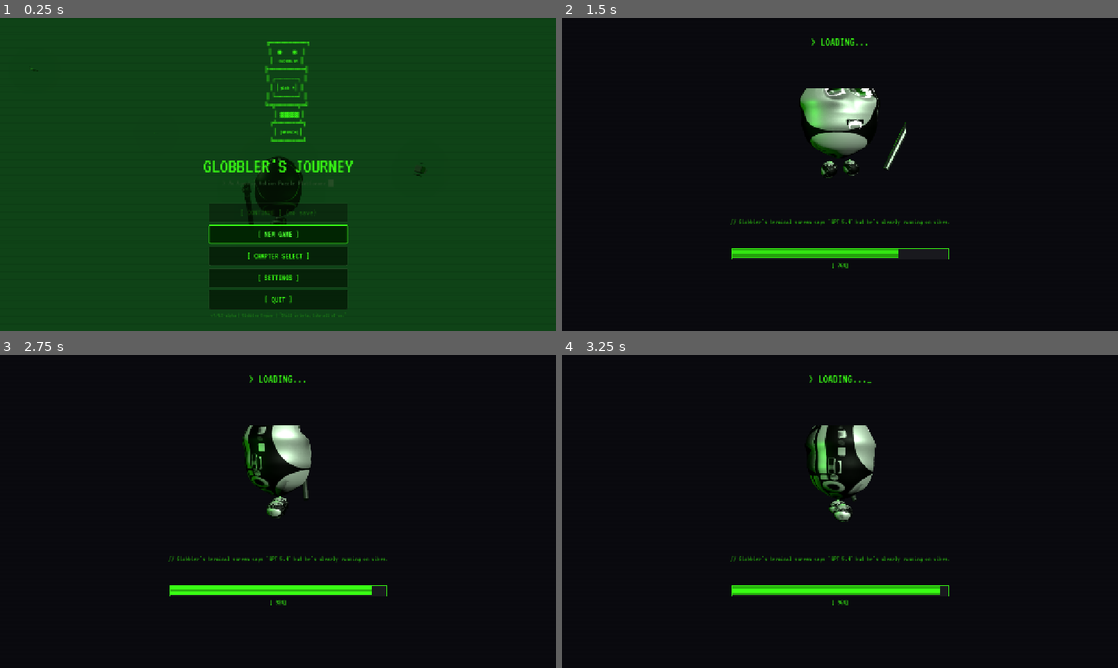
Above: before the commit, frames 1-4 (two rows, left to right).
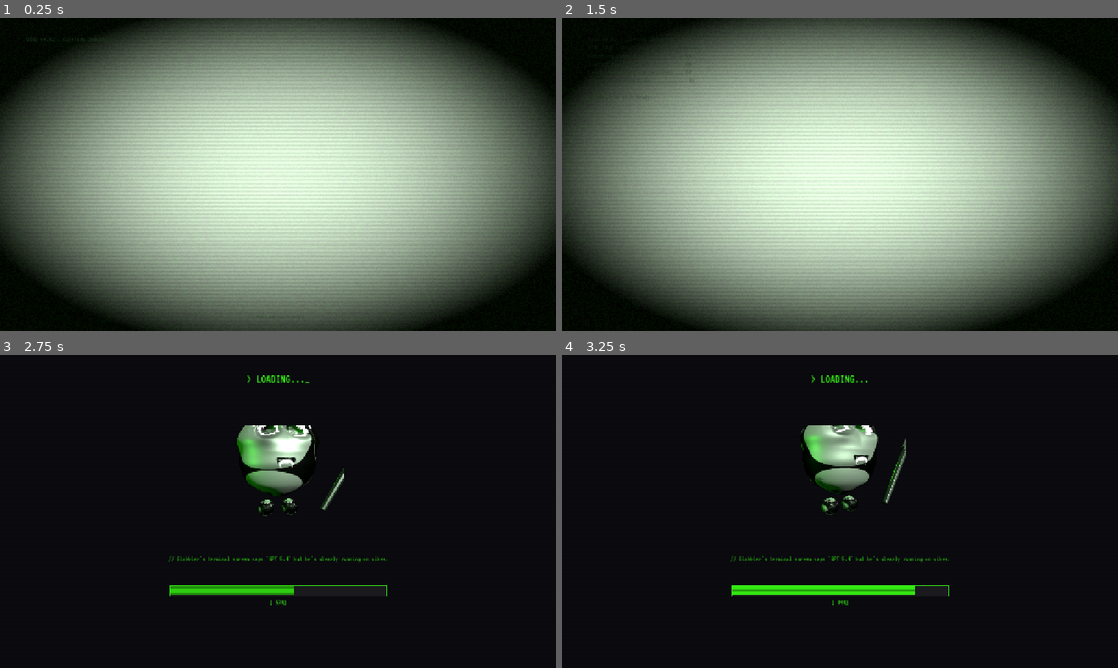
Above: after the commit, the same moments.

Repository: hwashburn1011/globblers-journey
Game: Godot game, scene res://scenes/main/splash.tscn
The game is run twice, just before and just after one commit, with the same random seed, the same clock (stepped at 60 frames per second) and the same inputs. Before the commit the project starts from res://scenes/main/main_menu.tscn.
Inputs (mouse positions are in pixels of both pictures, inside the frame that each line leads up to):
- Up to frame 1 (0.25 s): no input
- Up to frame 2 (1.5 s): click (840, 233) at 0.5 s, where only the run before the commit has a clickable "[ NEW GAME ]"; tap Enter (menu_confirm) at 1.25 s; move the mouse to (962, 158) at 1.27 s; hold Right (hack_right) from 1.28 s (still down); hold V (agent_cycle) from 1.28 s (still down); click (962, 158) at 1.42 s
- Up to frame 3 (2.75 s): release Right (hack_right) at 2 s; release V (agent_cycle) at 2 s; click (278, 570) at 2 s, where only the run after the commit has a clickable "[ NEW GAME ]"
- Up to frame 4 (3.25 s): drag from (728, 527) to (812, 574) at 2.77 s

The runs differ from the first frame. In frame 1, 98% of the frame differs, in the area x 0-100%, y 0-100%; in frame 2, 85%; in frame 3, 3.8%; in frame 4, 3.8%.

Commit message:
feat: Task 13.10 — Splash boot screen with terminal typewriter sequence
Co-Authored-By: Claude Opus 4.6 (1M context) <noreply@anthropic.com>

Diff:
--- a/project.godot
+++ b/project.godot
@@ -11,7 +11,7 @@
 [application]
 
 config/name="Globblers Journey"
-run/main_scene="res://scenes/main/main_menu.tscn"
+run/main_scene="res://scenes/main/splash.tscn"
 config/features=PackedStringArray("4.4", "Forward Plus")
 config/icon="res://icon.svg"
 
--- /dev/null
+++ b/scenes/main/splash.gd
@@ -0,0 +1,170 @@
+extends Control
+
+# Splash / Boot Screen — Fake terminal boot sequence before main menu
+# "Initializing sarcasm module... done."
+
+const GREEN := Color("#39FF14")
+const DARK_BG := Color(0.02, 0.03, 0.02, 1.0)
+const DIM_GREEN := Color(0.1, 0.2, 0.1, 1.0)
+
+const BOOT_LINES := [
+	"BIOS v0.42 — GlobTech Industries",
+	"RAM: 640K (should be enough for anybody)",
+	"Detecting sarcasm module.......... OK",
+	"Loading wrench drivers............ OK",
+	"Calibrating angry eye emitters.... OK",
+	"Mounting /dev/attitude............. OK",
+	"",
+	"GLOBBLER OS v1.0 ready.",
+	"",
+]
+
+const SPLASH_DURATION := 3.0
+const BOOT_LINE_DELAY := 0.18
+const LOGO_FADE_DELAY := 0.3
+
+var _bg: ColorRect
+var _boot_label: Label
+var _logo_label: Label
+var _studio_label: Label
+var _scanline_overlay: ColorRect
+var _elapsed := 0.0
+var _boot_index := 0
+var _boot_timer := 0.0
+var _boot_done := false
+var _logo_visible := false
+var _transitioning := false
+
+func _ready() -> void:
+	# Stop any lingering audio
+	var audio = get_node_or_null("/root/AudioManager")
+	if audio:
+		audio.stop_all_audio()
+
+	_build_ui()
+
+func _build_ui() -> void:
+	var font := _load_terminal_font()
+
+	# Full-screen dark background
+	_bg = ColorRect.new()
+	_bg.color = DARK_BG
+	_bg.set_anchors_preset(Control.PRESET_FULL_RECT)
+	add_child(_bg)
+
+	# Scanline overlay using dialogue_scanline shader
+	_scanline_overlay = ColorRect.new()
+	_scanline_overlay.set_anchors_preset(Control.PRESET_FULL_RECT)
+	_scanline_overlay.color = Color(0.1, 0.3, 0.1, 0.15)
+	var shader_res = load("res://assets/shaders/dialogue_scanline.gdshader")
+	if shader_res:
+		var mat := ShaderMaterial.new()
+		mat.shader = shader_res
+		mat.set_shader_parameter("scanline_count", 200.0)
+		mat.set_shader_parameter("scanline_intensity", 0.12)
+		mat.set_shader_parameter("flicker_speed", 4.0)
+		mat.set_shader_parameter("flicker_amount", 0.04)
+		mat.set_shader_parameter("scroll_speed", 0.3)
+		mat.set_shader_parameter("noise_amount", 0.06)
+		mat.set_shader_parameter("vignette_strength", 0.8)
+		mat.set_shader_parameter("animate", true)
+		var gm = get_node_or_null("/root/GameManager")
+		if gm and gm.reduce_motion:
+			mat.set_shader_parameter("animate", false)
+		_scanline_overlay.material = mat
+	add_child(_scanline_overlay)
+
+	# Boot text (top-left, typewriter style)
+	_boot_label = Label.new()
+	_boot_label.position = Vector2(60, 40)
+	_boot_label.size = Vector2(800, 400)
+	_boot_label.add_theme_color_override("font_color", DIM_GREEN)
+	_boot_label.add_theme_font_size_override("font_size", 16)
+	if font:
+		_boot_label.add_theme_font_override("font", font)
+	_boot_label.text = ""
+	add_child(_boot_label)
+
+	# Globbler ASCII logo (centered, hidden until boot completes)
+	_logo_label = Label.new()
+	_logo_label.horizontal_alignment = HORIZONTAL_ALIGNMENT_CENTER
+	_logo_label.vertical_alignment = VERTICAL_ALIGNMENT_CENTER
+	_logo_label.set_anchors_preset(Control.PRESET_CENTER)
+	_logo_label.position -= Vector2(200, 80)
+	_logo_label.size = Vector2(400, 160)
+	_logo_label.add_theme_color_override("font_color", GREEN)
+	_logo_label.add_theme_font_size_override("font_size", 28)
+	if font:
+		_logo_label.add_theme_font_override("font", font)
+	_logo_label.text = "╔══════════════════════════╗\n║   GLOBBLER'S  JOURNEY    ║\n╠══════════════════════════╣\n║  ◉  An Agentic Puzzle  ◉ ║\n║      Platformer          ║\n╚══════════════════════════╝"
+	_logo_label.modulate.a = 0.0
+	add_child(_logo_label)
+
+	# Studio text (below logo)
+	_studio_label = Label.new()
+	_studio_label.horizontal_alignment = HORIZONTAL_ALIGNMENT_CENTER
+	_studio_label.set_anchors_preset(Control.PRESET_CENTER)
+	_studio_label.position -= Vector2(150, -60)
+	_studio_label.size = Vector2(300, 40)
+	_studio_label.add_theme_color_override("font_color", DIM_GREEN)
+	_studio_label.add_theme_font_size_override("font_size", 14)
+	if font:
+		_studio_label.add_theme_font_override("font", font)
+	_studio_label.text = "GlobTech Industries — 2026"
+	_studio_label.modulate.a = 0.0
+	add_child(_studio_label)
+
+	# Skip hint at bottom
+	var skip_label := Label.new()
+	skip_label.horizontal_alignment = HORIZONTAL_ALIGNMENT_CENTER
+	skip_label.set_anchors_preset(Control.PRESET_BOTTOM_WIDE)
+	skip_label.position.y -= 40
+	skip_label.add_theme_color_override("font_color", Color(DIM_GREEN, 0.5))
+	skip_label.add_theme_font_size_override("font_size", 12)
+	if font:
+		skip_label.add_theme_font_override("font", font)
+	skip_label.text = "[ Press any key to skip ]"
+	add_child(skip_label)
+
+func _load_terminal_font() -> Font:
+	var font_path := "res://assets/fonts/terminal_mono.ttf"
+	if ResourceLoader.exists(font_path):
+		return load(font_path)
+	return null
+
+func _process(delta: float) -> void:
+	_elapsed += delta
+
+	# Typewriter boot sequence
+	if not _boot_done:
+		_boot_timer += delta
+		if _boot_timer >= BOOT_LINE_DELAY and _boot_index < BOOT_LINES.size():
+			_boot_label.text += BOOT_LINES[_boot_index] + "\n"
+			_boot_index += 1
+			_boot_timer = 0.0
+		if _boot_index >= BOOT_LINES.size():
+			_boot_done = true
+
+	# Fade in logo after boot
+	if _boot_done and not _logo_visible:
+		_logo_label.modulate.a = minf(_logo_label.modulate.a + delta * 2.0, 1.0)
+		_studio_label.modulate.a = minf(_studio_label.modulate.a + delta * 1.5, 1.0)
+		if _logo_label.modulate.a >= 1.0:
+			_logo_visible = true
+
+	# Transition after total duration
+	if _elapsed >= SPLASH_DURATION and not _transitioning:
+		_go_to_menu()
+
+func _unhandled_input(event: InputEvent) -> void:
+	if event is InputEventKey or event is InputEventMouseButton or event is InputEventJoypadButton:
+		if event.is_pressed() and not _transitioning:
+			_go_to_menu()
+
+func _go_to_menu() -> void:
+	_transitioning = true
+	var tween := create_tween()
+	tween.tween_property(self, "modulate:a", 0.0, 0.4)
+	tween.tween_callback(func():
+		get_tree().change_scene_to_file("res://scenes/main/main_menu.tscn")
+	)
--- /dev/null
+++ b/scenes/main/splash.tscn
@@ -0,0 +1,12 @@
+[gd_scene load_steps=2 format=3]
+
+[ext_resource type="Script" path="res://scenes/main/splash.gd" id="1"]
+
+[node name="Splash" type="Control"]
+layout_mode = 3
+anchors_preset = 15
+anchor_right = 1.0
+anchor_bottom = 1.0
+grow_horizontal = 2
+grow_vertical = 2
+script = ExtResource("1")
Not shown, changed: TASKS.md
